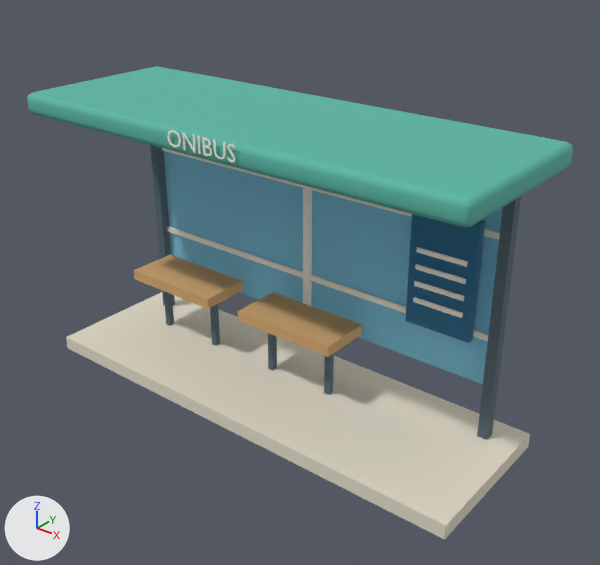
One commit to the Blender file assets-source/bus-shelter.blend: the scene before it, then after it.
Both versions are drawn from a 50 mm camera at (2.58, -3.01, 2.61) aimed at (0.17, 0.01, 0.74). Arrows for +X, +Y and +Z are at lower left; the lights stay in place. The first picture is the older version.

The first picture shows 'glazing mullion', 'rear glazing', 'shelter foundation', 'shelter seat', 'shelter upright', 'teal shelter roof', 'timetable panel'.
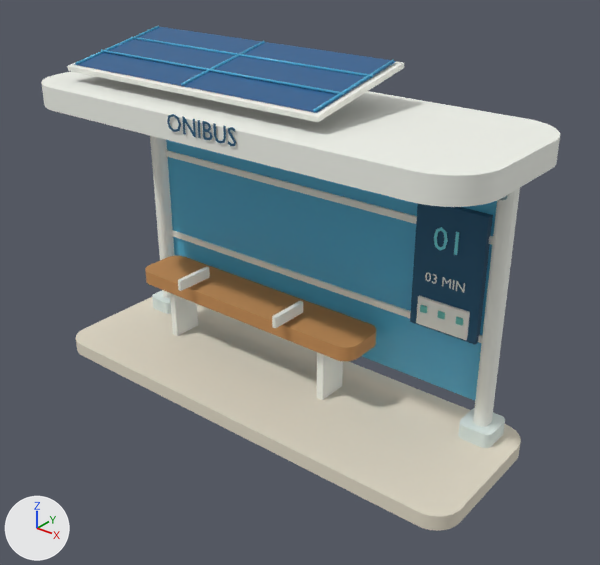
The change, as a list of edits to the scene's bpy script:
```text
Change mat_eco_metal:
    mat_eco_metal.base_color: (0.0844, 0.13, 0.165) -> (0.159, 0.287, 0.323)  # dark blue #526571 -> cyan #6f929a
    mat_eco_metal.roughness: 0.78 -> 0.46
Change mat_eco_teal:
    mat_eco_teal.base_color: (0.0999, 0.468, 0.376) -> (0.153, 0.565, 0.509)  # cyan #59b6a5 -> cyan #6dc6bd
Change mat_eco_glass:
    mat_eco_glass.base_color: (0.209, 0.565, 0.776) -> (0.0908, 0.468, 0.708)  # cyan #7ec6e4 -> cyan #55b6db
Change mat_eco_navy:
    mat_eco_navy.base_color: (0.0176, 0.147, 0.283) -> (0.016, 0.0976, 0.188)  # blue #246b91 -> dark blue #225878
Change me_cubo_4088:
    remove me_cubo_4088.from_pydata(...)  # 8 vertices, 6 faces; spans x -1.33..1.33, y -0.43..0.43, z -0.04..0.04
    add me_cubo_4088.from_pydata(...)  # 88 vertices, 46 faces; spans x -1.33..1.33, y -0.43..0.43, z 0.0..0.08
    me_cubo_4088 part 1: the whole mesh is rebuilt
Add me_photovoltaic_cells_041:
    me_photovoltaic_cells_041.from_pydata([(-1.1, -0.3, 1.74), (0.5, -0.3, 1.74), (0.5, 0.3, 1.86), (-1.1, 0.3, 1.86)], [], [(0, 1, 2, 3)])
    me_photovoltaic_cells_041.materials.append(mat_eco_solar)  # blue #245d90
Change ob_shelter_foundation:
    ob_shelter_foundation.location: (0.0, 0.0, 0.04) -> (0.0, 0.0, 0.0)
Remove ob_shelter_upright:
    ob_shelter_upright = bpy.data.objects.new('shelter upright', me_cubo_4089)
Remove ob_teal_shelter_roof:
    ob_teal_shelter_roof = bpy.data.objects.new('teal shelter roof', me_cubo_4091)
Remove ob_rear_glazing:
    ob_rear_glazing = bpy.data.objects.new('rear glazing', me_cubo_4092)
Remove ob_glazing_mullion:
    ob_glazing_mullion = bpy.data.objects.new('glazing mullion', me_cubo_4093)
Remove ob_shelter_seat:
    ob_shelter_seat = bpy.data.objects.new('shelter seat', me_cubo_4098)
Remove ob_timetable_panel:
    ob_timetable_panel = bpy.data.objects.new('timetable panel', me_cubo_4104)
Add ob_route_map_station:
    ob_route_map_station = bpy.data.objects.new('route map station', me_cubo_2906)  # a box spanning x 0.752..0.787, y 0.23..0.238, z 0.672..0.708; a box spanning x 0.852..0.888, y 0.23..0.238, z 0.672..0.708; a box spanning x 0.953..0.988, y 0.23..0.238, z 0.672..0.708; in mat_eco_teal (cyan #6dc6bd)
    ob_route_map_station.location = (0.0, 0.0, 0.0)
Add ob_shelter_column_base:
    ob_shelter_column_base = bpy.data.objects.new('shelter column base', me_shelter_column_base)  # 176 vertices, 92 faces; spans x -1.22..1.22, y 0.17..0.37, z 0.08..0.16; in mat_eco_trim (white #dce8e4)
    ob_shelter_column_base.location = (0.0, 0.0, 0.0)
Add ob_identity_01:
    ob_identity_01 = bpy.data.objects.new('identity 01', me_texto_085)  # 80 vertices, 56 faces; spans x -0.0799..0.051, y -0.0015..0.1175, z -0.001..0.001; in mat_eco_led (cyan #77dde5)
    ob_identity_01.location = (0.87, 0.245, 1.02)
    ob_identity_01.rotation_euler = (1.571, 0.0, 0.0)  # degrees (90, 0, 0)
Add ob_live_timetable:
    ob_live_timetable = bpy.data.objects.new('live timetable', me_cubo_2902)  # 392 vertices, 282 faces; spans x -0.21..1.055, y -0.485..0.295, z 0.58..1.663; in mat_eco_navy (dark blue #225878)
    ob_live_timetable.location = (0.0, 0.0, 0.0)
Add ob_shelter_bench:
    ob_shelter_bench = bpy.data.objects.new('shelter bench', me_shelter_bench)  # 88 vertices, 46 faces; spans x -1.02..0.52, y -0.05..0.25, z 0.41..0.49; in mat_eco_wood (orange #c48c53)
    ob_shelter_bench.location = (0.0, 0.0, 0.0)
Add ob_panel_foot:
    ob_panel_foot = bpy.data.objects.new('panel foot', me_cubo_2898)  # 48 vertices, 32 faces; spans x -1.15..1.15, y -0.21..0.28, z 1.33..1.82; in mat_eco_metal (cyan #6f929a)
    ob_panel_foot.location = (0.0, 0.0, 0.0)
Add ob_photovoltaic_cells:
    ob_photovoltaic_cells = bpy.data.objects.new('photovoltaic cells', me_photovoltaic_cells_041)
    ob_photovoltaic_cells.location = (0.0, 0.0, 0.0)
Add ob_rear_shelter_glazing:
    ob_rear_shelter_glazing = bpy.data.objects.new('rear shelter glazing', me_cubo_2895)  # 68 vertices, 46 faces; spans x -1.13..1.13, y -0.3..0.32, z 0.24..1.86; in mat_eco_glass (cyan #55b6db)
    ob_rear_shelter_glazing.location = (0.0, 0.0, 0.0)
Add ob_shelter_column:
    ob_shelter_column = bpy.data.objects.new('shelter column', me_shelter_column)  # 792 vertices, 478 faces; spans x -1.33..1.33, y -0.47..0.47, z 0.03..1.85; in mat_eco_white (white #f4f6ee)
    ob_shelter_column.location = (0.0, 0.0, 0.0)
```

Boxes (x1, y1, x2, y2) around the edits, measured in the pictures (600 x 565 px):
'shelter column', added
    after: (41, 62, 560, 427)
'shelter foundation', reshaped, moved
    before: (66, 292, 530, 540)
    after: (76, 297, 521, 531)
'teal shelter roof', deleted (cyan)
    before: (27, 66, 573, 228)
'rear shelter glazing', added (cyan)
    after: (76, 25, 497, 400)
'rear glazing', deleted (cyan)
    before: (164, 151, 503, 384)
'photovoltaic cells', added (blue)
    after: (74, 27, 396, 113)
'shelter bench', added (orange)
    after: (145, 256, 376, 361)
'live timetable', added
    after: (167, 114, 493, 345)
'shelter seat', deleted (orange)
    before: (134, 255, 362, 357)
'timetable panel', deleted (blue)
    before: (405, 214, 485, 343)
'shelter upright', deleted (mostly hidden)
    before: (150, 145, 521, 440)
'glazing mullion', deleted
    before: (162, 130, 500, 342)
'shelter column base', added
    after: (152, 291, 505, 448)
'identity 01', added
    after: (434, 227, 459, 255)
'route map station', added
    after: (420, 305, 463, 326)
'panel foot', added (mostly hidden)
    after: (499, 196, 507, 200)
